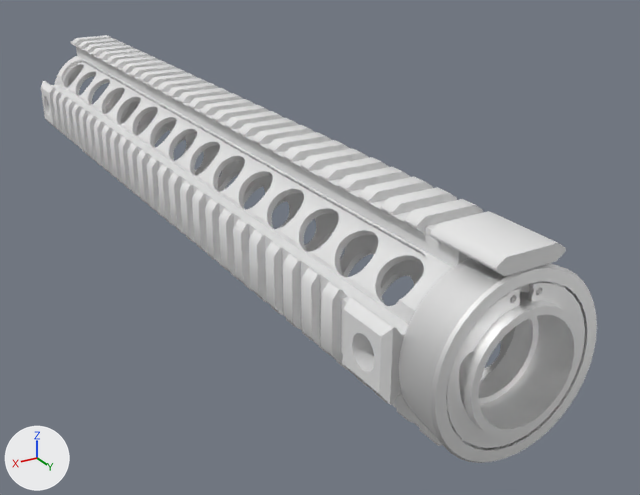
One commit to the Blender file Blends/handguard/M4 another another quad.blend: the scene before it, then after it.
Camera for both pictures: a 50 mm lens placed at (0.1351, 0.1294, 0.1072), pointed at (-0.0248, -0.1372, -0.0261). The axes (+X, +Y, +Z) are drawn at lower left. The lights are the same throughout.

Script lines for the objects in view, before the commit:
```python
me_face_sheet_009 = bpy.data.meshes.new('Face sheet.009')
me_face_sheet_009.from_pydata(...)  # 9806 vertices, 17264 faces; spans x -0.028..0.028, y -0.328..-0.001, z -0.032..0.028
# faces by material slot: [15232, 2032]
me_face_sheet_009.materials.append(mat_m4_handguard_11)  # white #e7e7e7
me_face_sheet_009.materials.append(mat_handguard_ar15_kac_ris_lod0)  # white #ffffff
ob_m4_handguard_11 = bpy.data.objects.new('M4_Handguard_11', me_face_sheet_009)
ob_m4_handguard_11.location = (0.0, 0.0, 0.0)
```
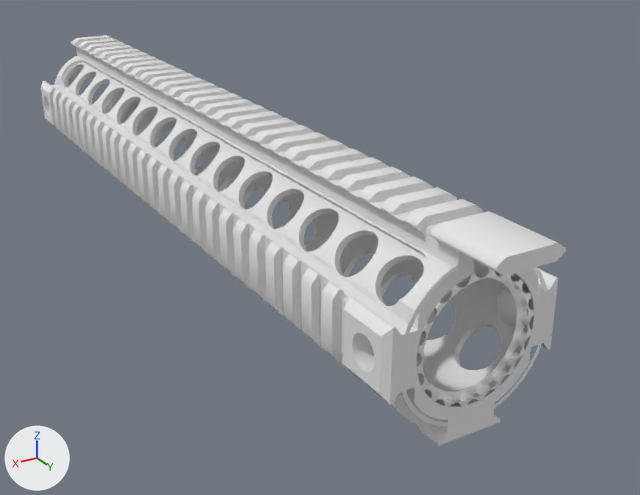
The change, as a list of edits to the scene's bpy script:
```text
Change me_face_sheet_009:
    used by ob_m4_handguard_11; location = (0.0, 0.0, 0.0)
    remove me_face_sheet_009.from_pydata(...)  # 9806 vertices, 17264 faces; spans x -0.028..0.028, y -0.328..-0.001, z -0.032..0.028
    add me_face_sheet_009.from_pydata(...)  # 8350 vertices, 15918 faces; spans x -0.028..0.028, y -0.328..-0.003, z -0.032..0.028
    me_face_sheet_009 part 1: 54 loose pieces with 1231 vertices, spanning x -0.026..0.026, y -0.019..-0.001, z -0.029..0.023, are deleted
    me_face_sheet_009 part 2: 225 vertices removed from x -0.026..0.026, y -0.022..-0.001, z -0.029..0.023
```

Location of each change, [x1, y1, x2, y2] in pixels of the pictures (640 x 495 px):
'M4_Handguard_11', reshaped: before [41, 35, 597, 463]; after [41, 35, 566, 446]
part 1 of me_face_sheet_009, deleted: before [431, 265, 597, 463]
part 2 of me_face_sheet_009, deleted: before [399, 258, 561, 444]
